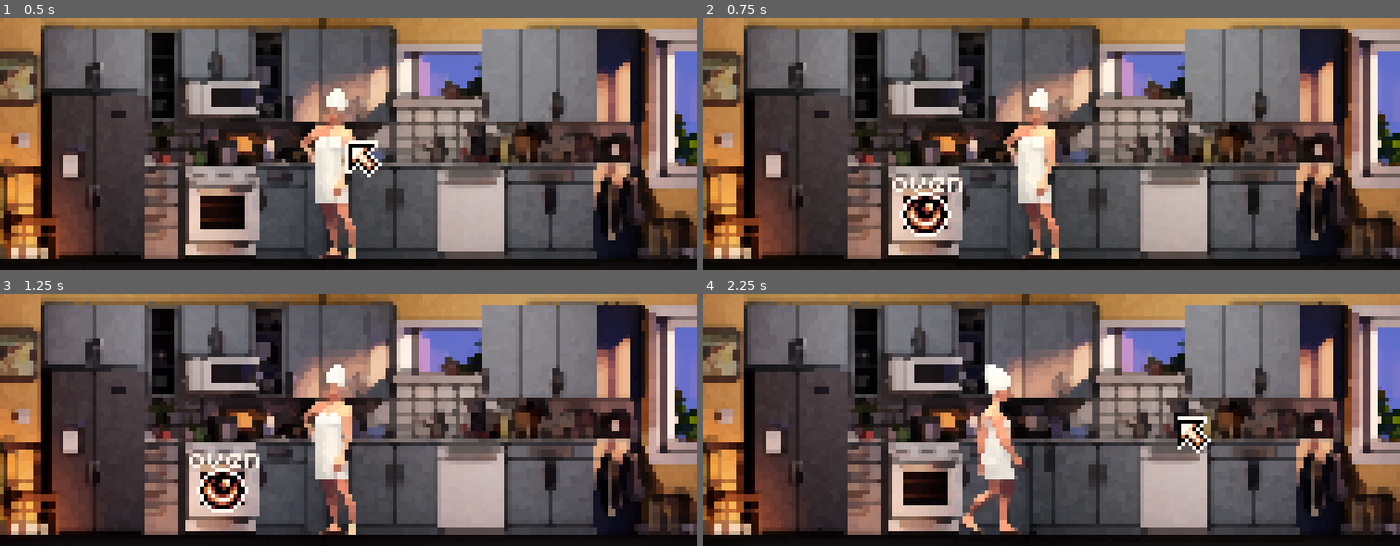
Above: before the commit, frames 1-4 (two rows, left to right).
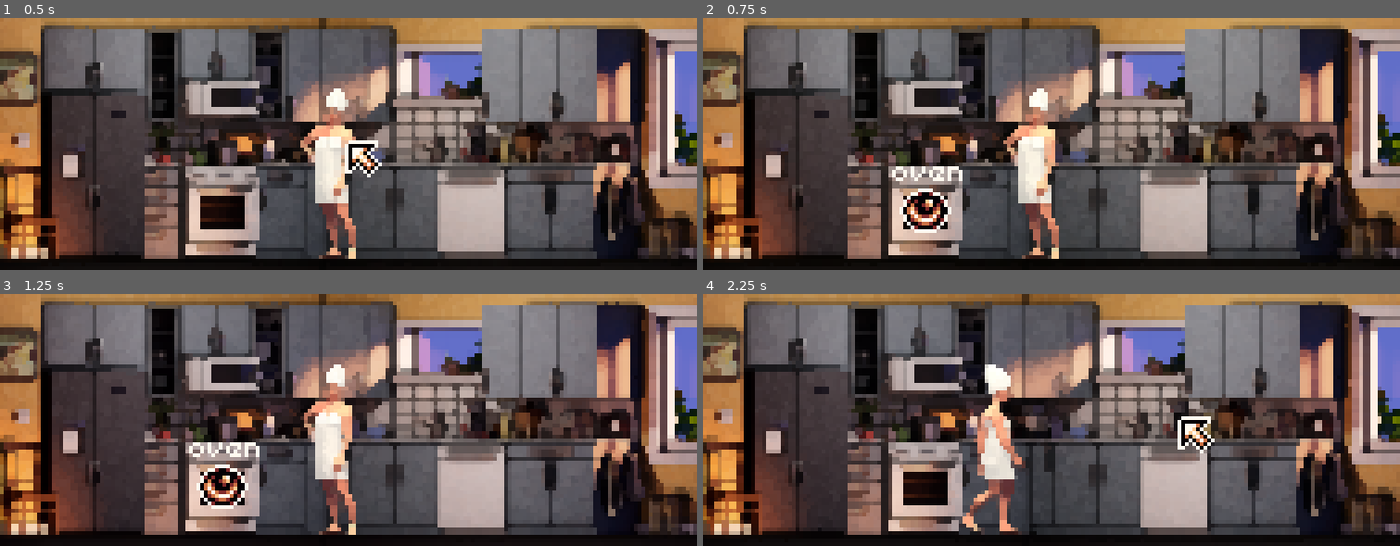
Above: after the commit, the same moments.

Repository: DomestiqueBaston/JAVA_JOLT
Game: Godot game, scene res://JAVA_JOLT.tscn
Two runs of this game, one before a commit and one after it. Both use one fixed random seed, a clock stepped at 60 frames per second and the inputs below. This scene is started directly instead of the project's main scene.
Inputs (mouse positions are in pixels of both pictures, inside the frame that each line leads up to):
- Up to frame 1 (0.5 s): no input
- Up to frame 2 (0.75 s): move the mouse to (926, 209) at 0.52 s; click (926, 209) at 0.6 s
- Up to frame 3 (1.25 s): no input
- Up to frame 4 (2.25 s): move the mouse to (974, 422) at 1.27 s; click (974, 422) at 1.35 s; move the mouse to (1176, 420) at 2.02 s; click (1176, 420) at 2.1 s

Frame 1 is identical in both runs. In frame 2, 1.3% of the frame differs, in the area x 27-38%, y 58-87%; in frame 3, 1.3%; in frame 4, 0.5%.

Commit message:
Improved structure project and dialogue box

Diff:
--- a/JAVA_JOLT.tscn
+++ b/JAVA_JOLT.tscn
@@ -3,11 +3,11 @@
 [ext_resource type="Texture2D" uid="uid://maobiwhm8jas" path="res://DECOR.png" id="3_33akg"]
 [ext_resource type="Script" path="res://ROWENA.gd" id="4_khi0v"]
 [ext_resource type="Texture2D" uid="uid://cvnvvtylllww8" path="res://ROWENA.png" id="5_qbfr2"]
+[ext_resource type="Theme" uid="uid://dlw6rpos1vtql" path="res://JJ_Theme.tres" id="6_6k01o"]
 [ext_resource type="Shader" path="res://KUWAHARA.gdshader" id="6_vt8ty"]
 [ext_resource type="Texture2D" uid="uid://vqd5mrv0n0yu" path="res://Arrow.png" id="7_n7u1o"]
 [ext_resource type="Script" path="res://Souris.gd" id="8_k6sap"]
 [ext_resource type="Texture2D" uid="uid://vrc8b1f5n4n4" path="res://Eye.png" id="10_0qooa"]
-[ext_resource type="FontFile" uid="uid://b1mftrwyvma3v" path="res://monobit.ttf" id="10_1nbjk"]
 [ext_resource type="Script" path="res://Text_Sound.gd" id="10_shjei"]
 [ext_resource type="Texture2D" uid="uid://q5dgi0clf0kl" path="res://Hand.png" id="11_i3oi0"]
 [ext_resource type="AudioStream" uid="uid://dcw2s7od3fb5f" path="res://Typing.ogg" id="11_py6iw"]
@@ -88,38 +88,50 @@
 tracks/1/type = "value"
 tracks/1/imported = false
 tracks/1/enabled = true
-tracks/1/path = NodePath("../../Machin_de_dialogue:visible")
+tracks/1/path = NodePath("../../UI/Control/MarginContainer/Label:visible_ratio")
 tracks/1/interp = 1
 tracks/1/loop_wrap = true
 tracks/1/keys = {
 "times": PackedFloat32Array(0),
 "transitions": PackedFloat32Array(1),
-"update": 1,
-"values": [true]
+"update": 0,
+"values": [0.0]
 }
 tracks/2/type = "value"
 tracks/2/imported = false
 tracks/2/enabled = true
-tracks/2/path = NodePath("../../Machin_de_dialogue/Control/MarginContainer/VBoxContainer/HBoxContainer/Label:visible_ratio")
+tracks/2/path = NodePath("../../UI/Control/MarginContainer/Label:text")
 tracks/2/interp = 1
 tracks/2/loop_wrap = true
 tracks/2/keys = {
 "times": PackedFloat32Array(0),
 "transitions": PackedFloat32Array(1),
-"update": 0,
-"values": [0.0]
+"update": 1,
+"values": ["Just wait a little bit more..."]
 }
 tracks/3/type = "value"
 tracks/3/imported = false
 tracks/3/enabled = true
-tracks/3/path = NodePath("../../Machin_de_dialogue/Control/MarginContainer/VBoxContainer/HBoxContainer/Label:text")
+tracks/3/path = NodePath("../../UI/Control/MarginContainer:visible")
 tracks/3/interp = 1
 tracks/3/loop_wrap = true
 tracks/3/keys = {
 "times": PackedFloat32Array(0),
 "transitions": PackedFloat32Array(1),
 "update": 1,
-"values": ["Just wait a little bit more..."]
+"values": [false]
+}
+tracks/4/type = "value"
+tracks/4/imported = false
+tracks/4/enabled = true
+tracks/4/path = NodePath("../../UI/Control/MarginContainer/Panel:self_modulate")
+tracks/4/interp = 1
+tracks/4/loop_wrap = true
+tracks/4/keys = {
+"times": PackedFloat32Array(0),
+"transitions": PackedFloat32Array(1),
+"update": 0,
+"values": [Color(1, 1, 1, 1)]
 }
 
 [sub_resource type="Animation" id="Animation_1dexo"]
@@ -141,38 +153,50 @@
 tracks/1/type = "value"
 tracks/1/imported = false
 tracks/1/enabled = true
-tracks/1/path = NodePath("../../Machin_de_dialogue:visible")
+tracks/1/path = NodePath("../../UI/Control/MarginContainer/Label:visible_ratio")
 tracks/1/interp = 1
 tracks/1/loop_wrap = true
 tracks/1/keys = {
-"times": PackedFloat32Array(0, 4.4, 8.9, 11.5, 14.8, 20.5),
-"transitions": PackedFloat32Array(1, 1, 1, 1, 1, 1),
-"update": 1,
-"values": [false, true, false, false, true, false]
+"times": PackedFloat32Array(0, 4.4, 6.7, 8.9, 11.5, 14.1, 17.2, 20.5),
+"transitions": PackedFloat32Array(1, 1, 1, 1, 1, 1, 1, 1),
+"update": 0,
+"values": [0.0, 0.0, 1.0, 1.0, 0.0, 0.0, 1.0, 1.0]
 }
 tracks/2/type = "value"
 tracks/2/imported = false
 tracks/2/enabled = true
-tracks/2/path = NodePath("../../Machin_de_dialogue/Control/MarginContainer/VBoxContainer/HBoxContainer/Label:visible_ratio")
+tracks/2/path = NodePath("../../UI/Control/MarginContainer/Label:text")
 tracks/2/interp = 1
 tracks/2/loop_wrap = true
 tracks/2/keys = {
-"times": PackedFloat32Array(0, 4.4, 6.7, 8.9, 11.5, 14.8, 16.9, 20.5),
-"transitions": PackedFloat32Array(1, 1, 1, 1, 1, 1, 1, 1),
-"update": 0,
-"values": [0.0, 0.0, 1.0, 1.0, 0.0, 0.0, 1.0, 1.0]
+"times": PackedFloat32Array(0, 11.5, 14.1, 20.5),
+"transitions": PackedFloat32Array(1, 1, 1, 1),
+"update": 1,
+"values": ["Just wait a little bit more...", "Just wait a little bit more...", "And a bit more... This is also a short example for a long entry!", "And a bit more... This is also a short example for a long entry!"]
 }
 tracks/3/type = "value"
 tracks/3/imported = false
 tracks/3/enabled = true
-tracks/3/path = NodePath("../../Machin_de_dialogue/Control/MarginContainer/VBoxContainer/HBoxContainer/Label:text")
+tracks/3/path = NodePath("../../UI/Control/MarginContainer:visible")
 tracks/3/interp = 1
 tracks/3/loop_wrap = true
 tracks/3/keys = {
-"times": PackedFloat32Array(0, 11.5, 14.8, 20.5),
-"transitions": PackedFloat32Array(1, 1, 1, 1),
-"update": 1,
-"values": ["Just wait a little bit more...", "Just wait a little bit more...", "And a bit more...", "And a bit more..."]
+"times": PackedFloat32Array(0, 4.2, 8.9, 11.5, 13.9, 20.5),
+"transitions": PackedFloat32Array(1, 1, 1, 1, 1, 1),
+"update": 1,
+"values": [false, true, false, false, true, false]
+}
+tracks/4/type = "value"
+tracks/4/imported = false
+tracks/4/enabled = true
+tracks/4/path = NodePath("../../UI/Control/MarginContainer/Panel:self_modulate")
+tracks/4/interp = 1
+tracks/4/loop_wrap = true
+tracks/4/keys = {
+"times": PackedFloat32Array(4.2, 4.4, 8.7, 8.9, 13.9, 14.1, 20.3, 20.5),
+"transitions": PackedFloat32Array(1, 1, 1, 1, 1, 1, 1, 1),
+"update": 0,
+"values": [Color(1, 1, 1, 0), Color(1, 1, 1, 1), Color(1, 1, 1, 1), Color(1, 1, 1, 0), Color(1, 1, 1, 0), Color(1, 1, 1, 1), Color(1, 1, 1, 1), Color(1, 1, 1, 0)]
 }
 
 [sub_resource type="Animation" id="Animation_wcrxa"]
@@ -191,25 +215,13 @@
 "update": 1,
 "values": [0, 1, 2, 3, 4, 5, 6, 7]
 }
-tracks/1/type = "value"
+tracks/1/type = "audio"
 tracks/1/imported = false
 tracks/1/enabled = true
-tracks/1/path = NodePath("../../Machin_de_dialogue:visible")
+tracks/1/path = NodePath("../../Footstep")
 tracks/1/interp = 1
 tracks/1/loop_wrap = true
 tracks/1/keys = {
-"times": PackedFloat32Array(0),
-"transitions": PackedFloat32Array(1),
-"update": 1,
-"values": [false]
-}
-tracks/2/type = "audio"
-tracks/2/imported = false
-tracks/2/enabled = true
-tracks/2/path = NodePath("../../Footstep")
-tracks/2/interp = 1
-tracks/2/loop_wrap = true
-tracks/2/keys = {
 "clips": [{
 "end_offset": 0.0,
 "start_offset": 0.0,
@@ -221,7 +233,19 @@
 }],
 "times": PackedFloat32Array(0, 0.4)
 }
-tracks/2/use_blend = true
+tracks/1/use_blend = true
+tracks/2/type = "value"
+tracks/2/imported = false
+tracks/2/enabled = true
+tracks/2/path = NodePath("../../UI/Control/MarginContainer:visible")
+tracks/2/interp = 1
+tracks/2/loop_wrap = true
+tracks/2/keys = {
+"times": PackedFloat32Array(0),
+"transitions": PackedFloat32Array(1),
+"update": 1,
+"values": [false]
+}
 
 [sub_resource type="AnimationLibrary" id="AnimationLibrary_mol2e"]
 _data = {
@@ -245,11 +269,11 @@
 centered = false
 
 [node name="ROWENA" type="CharacterBody2D" parent="."]
-position = Vector2(90, 55)
+position = Vector2(90, 68)
 script = ExtResource("4_khi0v")
 
 [node name="Rowena_Sprites" type="Sprite2D" parent="ROWENA"]
-position = Vector2(0, -16)
+position = Vector2(0, -29)
 scale = Vector2(0.5, 0.5)
 texture = ExtResource("5_qbfr2")
 hframes = 42
@@ -291,83 +315,58 @@
 offset_bottom = 68.0
 mouse_filter = 2
 
-[node name="Clickable" type="Node2D" parent="."]
+[node name="Clickable" type="Control" parent="."]
+layout_mode = 3
+anchors_preset = 0
+mouse_filter = 2
 
 [node name="Oven" type="Label" parent="Clickable"]
 visible = false
-offset_left = 41.0
+layout_mode = 0
+offset_left = 50.0
 offset_top = 36.0
-offset_right = 81.0
-offset_bottom = 59.0
-theme_override_colors/font_color = Color(1, 0.941375, 0.894469, 1)
-theme_override_fonts/font = ExtResource("10_1nbjk")
+offset_right = 72.0
+offset_bottom = 48.0
+theme = ExtResource("6_6k01o")
 text = "oven"
 horizontal_alignment = 1
 
 [node name="Milk" type="Label" parent="Clickable"]
 visible = false
-offset_left = 53.0
+layout_mode = 0
+offset_left = 64.0
 offset_top = 24.0
-offset_right = 93.0
-offset_bottom = 47.0
-theme_override_colors/font_color = Color(1, 0.941176, 0.894118, 1)
-theme_override_fonts/font = ExtResource("10_1nbjk")
+offset_right = 82.0
+offset_bottom = 36.0
+theme = ExtResource("6_6k01o")
 text = "milk"
 horizontal_alignment = 1
 
 [node name="Coffee_Maker" type="Label" parent="Clickable"]
 visible = false
+layout_mode = 0
 offset_left = 99.0
 offset_top = 20.0
-offset_right = 160.0
-offset_bottom = 43.0
-theme_override_colors/font_color = Color(1, 0.941176, 0.894118, 1)
-theme_override_fonts/font = ExtResource("10_1nbjk")
+offset_right = 162.0
+offset_bottom = 32.0
+theme = ExtResource("6_6k01o")
 text = "coffee maker"
 horizontal_alignment = 1
 
 [node name="Radio" type="Label" parent="Clickable"]
 visible = false
-offset_left = 136.0
+layout_mode = 0
+offset_left = 155.0
 offset_top = 25.0
-offset_right = 197.0
-offset_bottom = 48.0
-theme_override_colors/font_color = Color(1, 0.941176, 0.894118, 1)
-theme_override_fonts/font = ExtResource("10_1nbjk")
+offset_right = 179.0
+offset_bottom = 37.0
+theme = ExtResource("6_6k01o")
 text = "radio"
 horizontal_alignment = 1
 
-[node name="Papa_Souris" type="Node2D" parent="."]
-visible = false
-position = Vector2(-25, -25)
-script = ExtResource("8_k6sap")
-
-[node name="Souris_curseur" type="Sprite2D" parent="Papa_Souris"]
-visible = false
-texture = ExtResource("7_n7u1o")
-centered = false
-offset = Vector2(-3, -3)
-
-[node name="Souris_oeil" type="Sprite2D" parent="Papa_Souris"]
-visible = false
-texture = ExtResource("10_0qooa")
-offset = Vector2(0, 1)
-
-[node name="Souris_hand" type="Sprite2D" parent="Papa_Souris"]
-visible = false
-position = Vector2(1, 0)
-texture = ExtResource("11_i3oi0")
-offset = Vector2(-1, 2)
-
-[node name="Collider" type="Area2D" parent="Papa_Souris"]
-collision_mask = 2
-
-[node name="Souris_Collider" type="CollisionShape2D" parent="Papa_Souris/Collider"]
-shape = SubResource("RectangleShape2D_ncb4q")
-
-[node name="Machin_de_dialogue" type="CanvasLayer" parent="."]
-
-[node name="Control" type="Control" parent="Machin_de_dialogue"]
+[node name="UI" type="CanvasLayer" parent="."]
+
+[node name="Control" type="Control" parent="UI"]
 layout_mode = 3
 anchors_preset = 15
 anchor_right = 1.0
@@ -375,35 +374,77 @@
 grow_horizontal = 2
 grow_vertical = 2
 mouse_filter = 2
-
-[node name="MarginContainer" type="MarginContainer" parent="Machin_de_dialogue/Control"]
+theme = ExtResource("6_6k01o")
+
+[node name="MarginContainer" type="MarginContainer" parent="UI/Control"]
+visible = false
 layout_mode = 1
-anchors_preset = 15
+anchors_preset = 10
 anchor_right = 1.0
-anchor_bottom = 1.0
+offset_bottom = 13.0
 grow_horizontal = 2
-grow_vertical = 2
-theme_override_constants/margin_left = 2
-theme_override_constants/margin_top = -4
-theme_override_constants/margin_right = 2
-
-[node name="VBoxContainer" type="VBoxContainer" parent="Machin_de_dialogue/Control/MarginContainer"]
+mouse_filter = 2
+theme_override_constants/margin_left = 1
+theme_override_constants/margin_top = 1
+theme_override_constants/margin_right = 1
+
+[node name="Panel" type="Panel" parent="UI/Control/MarginContainer"]
+layout_mode = 2
+mouse_filter = 2
+
+[node name="Label" type="Label" parent="UI/Control/MarginContainer"]
 layout_mode = 2
 size_flags_vertical = 0
-
-[node name="HBoxContainer" type="HBoxContainer" parent="Machin_de_dialogue/Control/MarginContainer/VBoxContainer"]
-layout_mode = 2
-size_flags_vertical = 0
-
-[node name="Label" type="Label" parent="Machin_de_dialogue/Control/MarginContainer/VBoxContainer/HBoxContainer"]
-layout_mode = 2
-size_flags_vertical = 0
-theme_override_colors/font_color = Color(1, 0.941176, 0.894118, 1)
-theme_override_fonts/font = ExtResource("10_1nbjk")
 text = "Just wait a little bit more..."
+autowrap_mode = 2
 visible_characters = 0
 visible_ratio = 0.0
 script = ExtResource("10_shjei")
+
+[node name="Papa_Souris" type="Control" parent="UI"]
+layout_mode = 3
+anchors_preset = 0
+offset_left = -25.0
+offset_top = -25.0
+offset_right = -25.0
+offset_bottom = -25.0
+mouse_filter = 2
+script = ExtResource("8_k6sap")
+
+[node name="Souris_curseur" type="TextureRect" parent="UI/Papa_Souris"]
+layout_mode = 0
+offset_left = -3.0
+offset_top = -3.0
+offset_right = 13.0
+offset_bottom = 13.0
+mouse_filter = 2
+texture = ExtResource("7_n7u1o")
+
+[node name="Souris_oeil" type="TextureRect" parent="UI/Papa_Souris"]
+visible = false
+layout_mode = 0
+offset_left = -8.0
+offset_top = -8.0
+offset_right = 8.0
+offset_bottom = 8.0
+mouse_filter = 2
+texture = ExtResource("10_0qooa")
+
+[node name="Souris_hand" type="TextureRect" parent="UI/Papa_Souris"]
+visible = false
+layout_mode = 0
+offset_left = -8.0
+offset_top = -6.0
+offset_right = 8.0
+offset_bottom = 10.0
+mouse_filter = 2
+texture = ExtResource("11_i3oi0")
+
+[node name="Collider" type="Area2D" parent="UI/Papa_Souris"]
+collision_mask = 2
+
+[node name="Souris_Collider" type="CollisionShape2D" parent="UI/Papa_Souris/Collider"]
+shape = SubResource("RectangleShape2D_ncb4q")
 
 [node name="Footstep" type="AudioStreamPlayer2D" parent="."]
 volume_db = -15.0
@@ -423,15 +464,15 @@
 "": SubResource("AnimationLibrary_mol2e")
 }
 
-[connection signal="input_event" from="BG_Colliders/Oven_Colliders" to="Papa_Souris" method="_on_oven_colliders_input_event"]
-[connection signal="mouse_entered" from="BG_Colliders/Oven_Colliders" to="Papa_Souris" method="_on_oven_colliders_mouse_entered"]
-[connection signal="mouse_exited" from="BG_Colliders/Oven_Colliders" to="Papa_Souris" method="_on_oven_colliders_mouse_exited"]
-[connection signal="input_event" from="BG_Colliders/Milk_Collider" to="Papa_Souris" method="_on_milk_collider_input_event"]
-[connection signal="mouse_entered" from="BG_Colliders/Milk_Collider" to="Papa_Souris" method="_on_milk_collider_mouse_entered"]
-[connection signal="mouse_exited" from="BG_Colliders/Milk_Collider" to="Papa_Souris" method="_on_milk_collider_mouse_exited"]
-[connection signal="input_event" from="BG_Colliders/Coffee_Maker_Collider" to="Papa_Souris" method="_on_coffee_maker_collider_input_event"]
-[connection signal="mouse_entered" from="BG_Colliders/Coffee_Maker_Collider" to="Papa_Souris" method="_on_coffee_maker_collider_mouse_entered"]
-[connection signal="mouse_exited" from="BG_Colliders/Coffee_Maker_Collider" to="Papa_Souris" method="_on_coffee_maker_collider_mouse_exited"]
-[connection signal="input_event" from="BG_Colliders/Radio_Collider" to="Papa_Souris" method="_on_radio_collider_input_event"]
-[connection signal="mouse_entered" from="BG_Colliders/Radio_Collider" to="Papa_Souris" method="_on_radio_collider_mouse_entered"]
-[connection signal="mouse_exited" from="BG_Colliders/Radio_Collider" to="Papa_Souris" method="_on_radio_collider_mouse_exited"]
+[connection signal="input_event" from="BG_Colliders/Oven_Colliders" to="UI/Papa_Souris" method="_on_oven_colliders_input_event"]
+[connection signal="mouse_entered" from="BG_Colliders/Oven_Colliders" to="UI/Papa_Souris" method="_on_oven_colliders_mouse_entered"]
+[connection signal="mouse_exited" from="BG_Colliders/Oven_Colliders" to="UI/Papa_Souris" method="_on_oven_colliders_mouse_exited"]
+[connection signal="input_event" from="BG_Colliders/Milk_Collider" to="UI/Papa_Souris" method="_on_milk_collider_input_event"]
+[connection signal="mouse_entered" from="BG_Colliders/Milk_Collider" to="UI/Papa_Souris" method="_on_milk_collider_mouse_entered"]
+[connection signal="mouse_exited" from="BG_Colliders/Milk_Collider" to="UI/Papa_Souris" method="_on_milk_collider_mouse_exited"]
+[connection signal="input_event" from="BG_Colliders/Coffee_Maker_Collider" to="UI/Papa_Souris" method="_on_coffee_maker_collider_input_event"]
+[connection signal="mouse_entered" from="BG_Colliders/Coffee_Maker_Collider" to="UI/Papa_Souris" method="_on_coffee_maker_collider_mouse_entered"]
+[connection signal="mouse_exited" from="BG_Colliders/Coffee_Maker_Collider" to="UI/Papa_Souris" method="_on_coffee_maker_collider_mouse_exited"]
+[connection signal="input_event" from="BG_Colliders/Radio_Collider" to="UI/Papa_Souris" method="_on_radio_collider_input_event"]
+[connection signal="mouse_entered" from="BG_Colliders/Radio_Collider" to="UI/Papa_Souris" method="_on_radio_collider_mouse_entered"]
+[connection signal="mouse_exited" from="BG_Colliders/Radio_Collider" to="UI/Papa_Souris" method="_on_radio_collider_mouse_exited"]
--- /dev/null
+++ b/JJ_Theme.tres
@@ -0,0 +1,26 @@
+[gd_resource type="Theme" load_steps=4 format=3 uid="uid://dlw6rpos1vtql"]
+
+[ext_resource type="FontFile" uid="uid://3px57xrs03pk" path="res://monobit_edit.ttf" id="1_21sxo"]
+
+[sub_resource type="StyleBoxEmpty" id="StyleBoxEmpty_wi7jo"]
+content_margin_left = 1.0
+content_margin_top = 1.0
+content_margin_right = 1.0
+content_margin_bottom = 3.0
+
+[sub_resource type="StyleBoxFlat" id="StyleBoxFlat_7fpy5"]
+bg_color = Color(0, 0, 0, 0.501961)
+anti_aliasing = false
+
+[resource]
+default_font = ExtResource("1_21sxo")
+default_font_size = 8
+Label/colors/font_color = Color(1, 0.980392, 0.941176, 1)
+Label/constants/line_spacing = 0
+Label/font_sizes/font_size = 8
+Label/fonts/font = ExtResource("1_21sxo")
+Label/styles/normal = SubResource("StyleBoxEmpty_wi7jo")
+MarginContainer/constants/margin_left = 1
+MarginContainer/constants/margin_right = 1
+MarginContainer/constants/margin_top = 1
+Panel/styles/panel = SubResource("StyleBoxFlat_7fpy5")
--- a/ROWENA.gd
+++ b/ROWENA.gd
@@ -13,7 +13,7 @@
 
 func _physics_process(_delta):
 	if Input.is_action_just_pressed("left_mouse_click"):
-		if $"../Papa_Souris/Souris_curseur".visible == true:
+		if $"../UI/Papa_Souris/Souris_curseur".visible == true:
 			hide_labels()
 			click_position = get_global_mouse_position()
 			click_position.y = position.y
--- a/Souris.gd
+++ b/Souris.gd
@@ -1,11 +1,14 @@
-extends Node2D
+extends Control
 
 
 func _ready():
 	Input.set_mouse_mode(Input.MOUSE_MODE_HIDDEN)	# Hide system mouse cursor
+	$"..".show()
 	$".".show()
 	$Souris_curseur.show()
 	$Souris_oeil.hide()
+	$Souris_hand.hide()
+
 
 func _process(_delta):
 	$".".global_position = $".".get_global_mouse_position()
@@ -45,43 +48,43 @@
 func _on_oven_colliders_input_event(_viewport, event, _shape_idx):
 	if Input.is_action_just_pressed("left_mouse_click"):
 		if (event is InputEventMouseButton && event.pressed):
-			if $"../Clickable/Oven".visible == false:
-				$"../Clickable/Oven".visible = true
-				$"../Clickable/Milk".hide()
-				$"../Clickable/Coffee_Maker".hide()
-				$"../Clickable/Radio".hide()
+			if $"../../Clickable/Oven".visible == false:
+				$"../../Clickable/Oven".visible = true
+				$"../../Clickable/Milk".hide()
+				$"../../Clickable/Coffee_Maker".hide()
+				$"../../Clickable/Radio".hide()
 			else:
-				$"../Clickable/Oven".visible = false
+				$"../../Clickable/Oven".visible = false
 
 func _on_milk_collider_input_event(_viewport, event, _shape_idx):
 	if Input.is_action_just_pressed("left_mouse_click"):
 		if (event is InputEventMouseButton && event.pressed):
-			if $"../Clickable/Milk".visible == false:
-				$"../Clickable/Milk".visible = true
-				$"../Clickable/Oven".hide()
-				$"../Clickable/Coffee_Maker".hide()
-				$"../Clickable/Radio".hide()
+			if $"../../Clickable/Milk".visible == false:
+				$"../../Clickable/Milk".visible = true
+				$"../../Clickable/Oven".hide()
+				$"../../Clickable/Coffee_Maker".hide()
+				$"../../Clickable/Radio".hide()
 			else:
-				$"../Clickable/Milk".visible = false
+				$"../../Clickable/Milk".visible = false
 
 func _on_coffee_maker_collider_input_event(_viewport, event, _shape_idx):
 	if Input.is_action_just_pressed("left_mouse_click"):
 		if (event is InputEventMouseButton && event.pressed):
-			if $"../Clickable/Coffee_Maker".visible == false:
-				$"../Clickable/Coffee_Maker".visible = true
-				$"../Clickable/Oven".hide()
-				$"../Clickable/Milk".hide()
-				$"../Clickable/Radio".hide()
+			if $"../../Clickable/Coffee_Maker".visible == false:
+				$"../../Clickable/Coffee_Maker".visible = true
+				$"../../Clickable/Oven".hide()
+				$"../../Clickable/Milk".hide()
+				$"../../Clickable/Radio".hide()
 			else:
-				$"../Clickable/Coffee_Maker".visible = false
+				$"../../Clickable/Coffee_Maker".visible = false
 
 func _on_radio_collider_input_event(_viewport, event, _shape_idx):
 	if Input.is_action_just_pressed("left_mouse_click"):
 		if (event is InputEventMouseButton && event.pressed):
-			if $"../Clickable/Radio".visible == false:
-				$"../Clickable/Radio".visible = true
-				$"../Clickable/Oven".hide()
-				$"../Clickable/Milk".hide()
-				$"../Clickable/Coffee_Maker".hide()
+			if $"../../Clickable/Radio".visible == false:
+				$"../../Clickable/Radio".visible = true
+				$"../../Clickable/Oven".hide()
+				$"../../Clickable/Milk".hide()
+				$"../../Clickable/Coffee_Maker".hide()
 			else:
-				$"../Clickable/Radio".visible = false
+				$"../../Clickable/Radio".visible = false
--- a/Text_Sound.gd
+++ b/Text_Sound.gd
@@ -5,7 +5,8 @@
 
 
 func _process(_delta):
-	if $".".visible_characters > actual_value && $"../../../../..".visible == true:
-		$"../../../../../../Typing".play()
+	if $".".visible_characters > actual_value && $"..".visible == true:
+		$"../../../../Typing".play()
 		actual_value += 1
-	actual_value = 0
+	else:
+		actual_value = 0
Binary file removed: monobit.ttf
Binary file added: monobit_edit.ttf
Not shown, changed: monobit_edit.ttf.import
